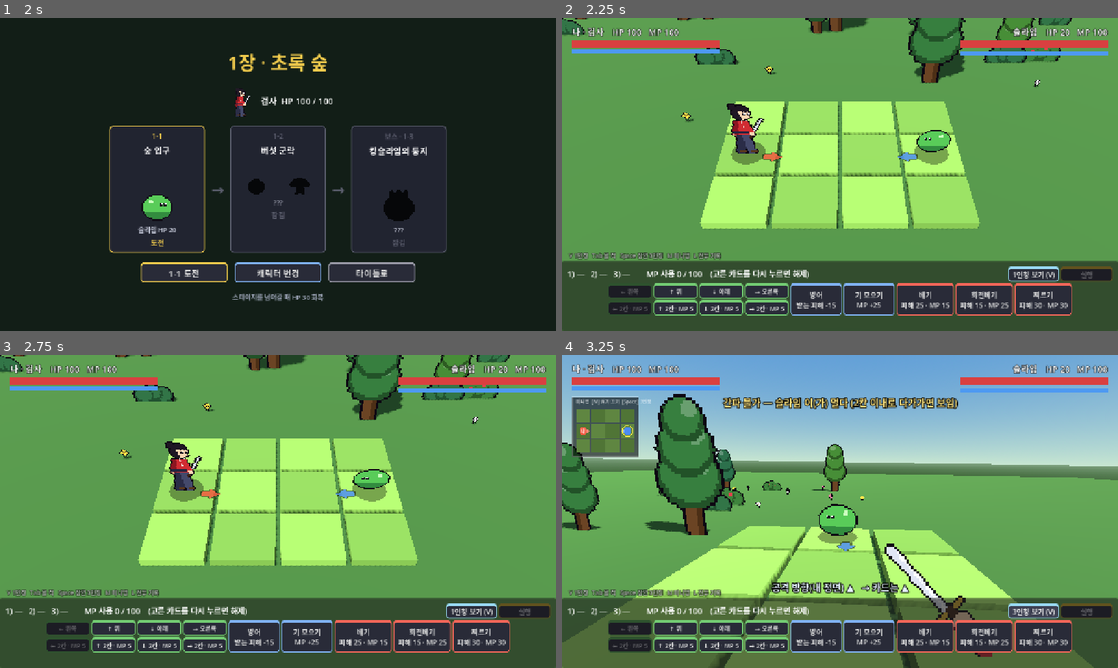
Above: before the commit, frames 1-4 (two rows, left to right).
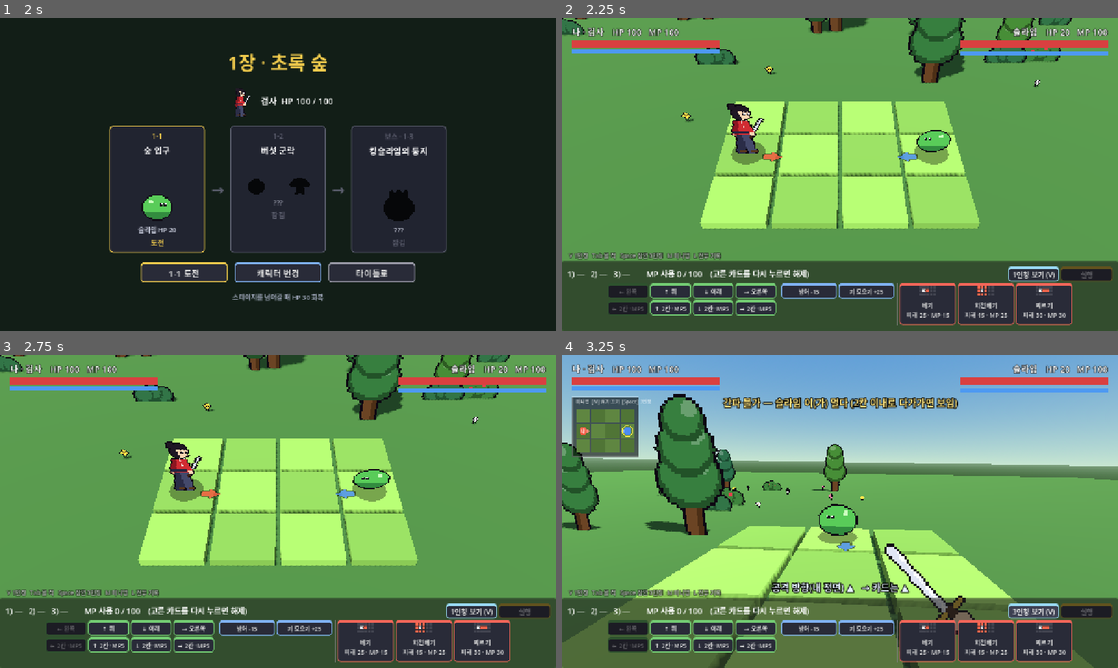
Above: after the commit, the same moments.

Repository: ldg0315/tile_card_battle
Game: Godot game, scene res://title.tscn
Same seed, same stepped clock (60 frames per second), same inputs: the game is played once before the commit and once after it.
Inputs:
- Up to frame 1 (2 s): click "싱글 플레이" at 0.5 s; click "검사 선택" at 1.25 s
- Up to frame 2 (2.25 s): click "1-1 도전" at 2 s
- Up to frame 3 (2.75 s): no input
- Up to frame 4 (3.25 s): click "1인칭 보기 (V)" at 2.75 s

Frame 1 is identical in both runs. In frame 2, 4.4% of the frame differs, in the area x 8-92%, y 84-99%; in frame 3, 4.4%; in frame 4, 4.4%.

Commit message:
단계 안 행동을 순서대로 처리하고, 카드에 공격 범위 그림을 붙이며 손패를 종류별로 묶는다
같은 단계의 몬스터 이동이 내 공격보다 먼저 보여 "차례가 뒤바뀐" 것처럼 읽혔고, 보상 기술은 고르기 전에 범위를 알 수 없었으며, 보상 카드가 늘수록 손패 줄이 조잡해졌다.
(1) 단계 안에서는 한 명씩 차례로 처리, 앞사람의 이동·피해가 바로 반영(먼저 쓰러뜨리면 상대 카드는 안 나감) — 동시 처리(이동 → 방어 → 공격)는 직관과 달랐음
(2) 싱글은 늘 플레이어 먼저, 대전은 단계마다 먼저 움직이는 쪽을 번갈아(1턴 나·상대·나, 2턴 상대·나·상대) — 대전에서 한쪽만 늘 먼저면 불공평
(3) 방어만은 순서와 무관하게 그 단계 내내 걸림 — 순서대로면 뒤 순번의 방어가 먼저 들어온 공격을 못 막아 의미가 없어짐
(4) 규칙 이벤트에 행동별 결과(actions)를 담고 화면은 그 순서대로 연출, 실행 중 "N단계 · 누구 먼저" 표시, 대전 카드 칸에 [선]/[후] — 순서를 읽고 고를 수 있게
(5) 공격 카드에 범위 격자 그림(range_icon.gd, 칸 수 고정 5×3), 보상 화면의 새 기술에도 크게 — 이름·숫자만으론 사거리를 외워야 했음
(6) 손패를 이동 | 방어·기 모으기·회복 | 공격 세 묶음으로, 공격 카드에 폭을 몰아줌 — 실제로 고민하는 건 공격 카드
(7) 개발용 --reward(승리·보상 화면 바로 찍기), ROADMAP 에 순차 처리 결정 기록

검증: tools/run_tests.sh 통과(순서·번갈아 우선권·방어 단계 지속·선공 KO 테스트 추가, 동시 KO 무승부 테스트는 교체).
싱글 실행 캡처로 단계 표시·플레이어 선행, 대전 [선]/[후] 표시, 보상 화면 범위 그림, 보상 5장 손패 배치를 확인.

Co-Authored-By: Claude Opus 5.5 <noreply@anthropic.com>

Diff:
--- a/scripts/battle.gd
+++ b/scripts/battle.gd
@@ -14,6 +14,7 @@
 const PixelArt := preload("res://scripts/pixel_art.gd")
 const SlashShader := preload("res://shaders/slash_ring.gdshader")
 const Minimap := preload("res://scripts/minimap.gd")
+const RangeIcon := preload("res://scripts/range_icon.gd")
 
 const TILE := 2.0
 const SPRITE_PX := 0.09  # 발사체 도트 크기
@@ -43,6 +44,8 @@
 const FP_SPIN_CAMERA := true
 const SPIN_TIME := 0.45
 const ORDER_MARK := ["①", "②", "③"]
+const MOVE_W := 92  # 손패 이동 버튼 폭
+const UTIL_W := 128  # 손패 방어·기 모으기·회복 버튼 폭
 const ATTACK_SFX := {"lunge": "slash", "thrust": "thrust", "spin": "spin", "jump": "jump",
 	"arrow": "arrow", "volley": "volley", "wave": "wave"}
 const REST_TIME := 0.8  # 기 모으기 연출 길이
@@ -117,6 +120,7 @@
 var view_button: Button
 var peek_label: Label
 var warn_label: Label
+var step_label: Label  # 실행 중 "2단계 · 상대 먼저" — 지금 몇 번째 카드끼리 겨루는지
 var hurt_flash: ColorRect
 var compass_label: Label
 var fp_act_label: Label
@@ -467,6 +471,9 @@
 	peek_label = _overlay_label(root, 92, Color(1, 0.9, 0.5))
 	# 보스 대기술 예고. 패턴을 읽고 피하는 게 보스전의 핵심이라 로그만이 아니라 화면에 크게 띄운다
 	warn_label = _overlay_label(root, 128, Color(1, 0.45, 0.35))
+	# 위쪽 가운데(양쪽 HP 칸 사이)는 비어 있고 판·캐릭터를 가리지 않는다
+	step_label = _overlay_label(root, 22, Color(1, 1, 1))
+	step_label.add_theme_font_size_override("font_size", 26)
 	# 1인칭에선 카메라가 적을 보느라 몸 방향과 어긋날 수 있어서, 카드의 "앞"이 어느 쪽인지 따로 알려준다
 	compass_label = _overlay_label(root, 0, Color(0.9, 0.95, 1.0))
 	compass_label.set_anchors_preset(Control.PRESET_CENTER_BOTTOM)
@@ -650,40 +657,56 @@
 	for c in hand_box.get_children():
 		c.queue_free()
 	card_buttons.clear()
-	# 이동 카드(1칸·2칸 × 4방향)는 작은 버튼 4×2 묶음으로 — 카드가 13장이라 한 줄로 늘어놓으면 화면을 넘친다
-	var moves := GridContainer.new()
-	moves.columns = 4
-	moves.add_theme_constant_override("h_separation", 4)
-	moves.add_theme_constant_override("v_separation", 4)
-	hand_box.add_child(moves)
-	var big := 0
+	# 손패를 종류별 세 묶음으로 나눈다: 이동(4×2 작은 버튼) | 방어·기 모으기·회복(2열 작은 버튼) | 공격(큰 카드 + 범위 그림).
+	# 한 줄로 늘어놓던 때는 보상으로 카드가 늘수록 폭이 줄어 글씨가 잘리고 무엇이 공격인지 한눈에 안 들어왔다.
+	# 실제로 고민하는 건 공격 카드뿐이라, 나머지는 작게 접고 공격 카드에 폭을 몰아준다.
+	var moves := _hand_group(4)
+	hand_box.add_child(VSeparator.new())
+	var utils := _hand_group(2)
+	var attacks := 0
 	for id: String in rules.hand(0):
-		big += 0 if Cards.get_card(id).type == "move" else 1
-	# 보상으로 카드가 늘면 한 줄에 다 들어가도록 폭을 계산한다(화면 1280 - 여백, 이동 버튼 묶음 몫을 빼고 나눔)
-	var move_w := 96 if big <= 6 else 76
-	var room := 1280 - 40 - (move_w * 4 + 12) - 8 * (big + 1)
-	var big_w := clampi(room / maxi(big, 1), 70, 118)
+		attacks += 1 if Cards.get_card(id).type == "attack" else 0
+	# 화면 1280 에서 여백·이동 묶음(4×92)·보조 묶음(2×128)·구분선 몫을 빼고 공격 카드끼리 나눈다
+	var room := 1280 - 40 - (MOVE_W * 4 + 12) - (UTIL_W * 2 + 4) - 40 - 8 * attacks
+	var big_w := clampi(room / maxi(attacks, 1), 84, 130)
 	compact_cards = big_w < 118
+	if attacks > 0:
+		hand_box.add_child(VSeparator.new())
 	for id: String in rules.hand(0):
 		var card: Dictionary = Cards.get_card(id)
 		var b := Button.new()
-		b.text = _card_text(card)
 		b.focus_mode = Control.FOCUS_NONE
-		b.clip_text = compact_cards  # 폭을 줄였을 때만 — 보통 폭에선 자르면 "MP 15" 의 숫자가 잘렸다
 		_style_button(b, CARD_ACCENT[card.type])
 		b.pressed.connect(_on_card_pressed.bind(id))
 		b.mouse_entered.connect(_preview.bind(id))
 		b.mouse_exited.connect(_end_preview)
-		if card.type == "move":
-			b.custom_minimum_size = Vector2(move_w, 35)
-			b.add_theme_font_size_override("font_size", 14 if move_w >= 96 else 12)
-			moves.add_child(b)
-		else:
-			b.custom_minimum_size = Vector2(big_w, 74)
-			if big_w < 118:
-				b.add_theme_font_size_override("font_size", 13 if big_w >= 90 else 12)
-			hand_box.add_child(b)
+		match card.type:
+			"move":
+				b.custom_minimum_size = Vector2(MOVE_W, 35)
+				b.add_theme_font_size_override("font_size", 14)
+				moves.add_child(b)
+			"attack":
+				b.custom_minimum_size = Vector2(big_w, 74)
+				b.clip_text = compact_cards  # 폭을 줄였을 때만 — 보통 폭에선 자르면 "MP 15" 의 숫자가 잘렸다
+				b.add_theme_font_size_override("font_size", 14 if not compact_cards else 12)
+				b.icon = RangeIcon.make(card, 8)
+				b.icon_alignment = HORIZONTAL_ALIGNMENT_CENTER
+				b.vertical_icon_alignment = VERTICAL_ALIGNMENT_TOP
+				hand_box.add_child(b)
+			_:
+				b.custom_minimum_size = Vector2(UTIL_W, 35)
+				b.add_theme_font_size_override("font_size", 13)
+				utils.add_child(b)
 		card_buttons[id] = b
+
+
+func _hand_group(columns: int) -> GridContainer:
+	var g := GridContainer.new()
+	g.columns = columns
+	g.add_theme_constant_override("h_separation", 4)
+	g.add_theme_constant_override("v_separation", 4)
+	hand_box.add_child(g)
+	return g
 
 
 ## 카드 종류별 테두리 색. 기본 테마 버튼은 어두운 배경에서 글자만 떠 보여서 카드처럼 보이지 않는다.
@@ -692,34 +715,19 @@
 
 
 func _card_text(card: Dictionary) -> String:
+	match card.type:
+		# 이동·보조 카드는 작은 한 줄 버튼이라 숫자만 붙인다
+		"move":
+			return card.name if card.cost == 0 else "%s ·MP%d" % [card.name, card.cost]
+		"guard":
+			return "%s -%d%s" % [card.name, card.get("block", Rules.GUARD_BLOCK), " ·MP%d" % card.cost if card.cost > 0 else ""]
+		"rest":
+			return "기 모으기 +%d" % Rules.REST_MP
+		"heal":
+			return "%s +%d ·MP%d" % [card.name, card.heal, card.cost]
 	if compact_cards:
-		return _card_text_short(card)
-	if card.type == "move":
-		return card.name if card.cost == 0 else "%s · MP %d" % [card.name, card.cost]
-	if card.type == "guard":
-		var block: int = card.get("block", Rules.GUARD_BLOCK)
-		return "%s\n받는 피해 -%d%s" % [card.name, block, " · MP %d" % card.cost if card.cost > 0 else ""]
-	if card.type == "heal":
-		return "%s\nHP +%d · MP %d" % [card.name, card.heal, card.cost]
-	if card.type == "rest":
-		return "기 모으기\nMP +%d" % Rules.REST_MP
+		return "%s\n%d ·MP%d" % [card.name, card.dmg, card.cost]
 	return "%s\n피해 %d · MP %d" % [card.name, card.dmg, card.cost]
-
-
-## 손패가 많을 때의 짧은 표기: 숫자만(피해/회복/막는 양 · MP).
-func _card_text_short(card: Dictionary) -> String:
-	match card.type:
-		"move":
-			# "← 왼쪽" 은 좁은 버튼에서 잘려서, 화살표 + 칸 수로(1칸 / 2칸·MP)
-			var arrow: String = card.name.split(" ")[0]
-			return "%s 1칸" % arrow if card.cost == 0 else "%s 2칸·%d" % [arrow, card.cost]
-		"guard":
-			return "%s\n-%d%s" % [card.name, card.get("block", Rules.GUARD_BLOCK), " ·MP%d" % card.cost if card.cost > 0 else ""]
-		"rest":
-			return "기 모으기\n+%d" % Rules.REST_MP
-		"heal":
-			return "%s\n+%d ·MP%d" % [card.name, card.heal, card.cost]
-	return "%s\n%d ·MP%d" % [card.name, card.dmg, card.cost]
 
 
 # ---------------------------------------------------------------- 진행
@@ -728,6 +736,8 @@
 func _new_game() -> void:
 	var cfg: Dictionary = Game.battle_config()
 	rules = Rules.new(cfg.player, cfg.enemies)
+	# 싱글은 늘 플레이어가 먼저 행동하고, 대전은 단계마다 먼저 움직이는 쪽을 번갈아 공평하게
+	rules.alternate = Game.mode == "versus"
 	rules.fighters[0].extra.assign(cfg.extra_cards)  # 이번 던전에서 보상으로 얻은 카드
 	rules.fighters[0].max_hp += cfg.max_hp_bonus
 	rules.fighters[0].hp = cfg.player_hp if cfg.player_hp >= 0 else rules.fighters[0].max_hp
@@ -777,6 +787,10 @@
 			" (보스)" if st.get("boss", false) else "", ", ".join(names)])
 	_log("카드 3장을 순서대로 고르고 [b]실행[/b]을 누르세요.\n카드에 마우스를 올리면 범위가 노랗게 보입니다.")
 	_log("이동 카드는 화면 기준(←→↑↓)이고 다른 캐릭터에 막히지 않습니다(같은 칸 가능). 공격은 카드를 고를 때 바라보는 방향(발밑 화살표)으로 그 턴 내내 나가고, 턴이 끝나면 가장 가까운 적을 향해 돌아섭니다. 같은 칸의 적은 어떤 공격에도 맞습니다. MP 는 턴마다 %d 회복합니다." % Rules.MP_REGEN)
+	if rules.alternate:
+		_log("같은 단계의 카드는 한 명씩 차례로 나갑니다. 단계마다 먼저 움직이는 쪽이 번갈아 바뀌니 카드 칸의 [b][선][/b]·[b][후][/b]를 보고 고르세요. 방어는 순서와 상관없이 그 단계 내내 걸립니다.")
+	else:
+		_log("같은 단계의 카드는 [b]내가 먼저[/b], 그다음 적이 차례로 나갑니다. 방어는 순서와 상관없이 그 단계 내내 걸립니다.")
 	_log("[b]V[/b]: 1인칭(적이 여럿이면 [b]Tab[/b]으로 볼 적 전환). 바라보는 적이 2칸 이내면 카드를 엿볼 수 있습니다.")
 	_log("1인칭에선 왼쪽 위 [b]미니맵[/b]에 고른 카드의 예상 경로가 나옵니다. [b]Space[/b]를 누르는 동안 3인칭, [b]M[/b]은 미니맵 켜기·끄기, [b]L[/b]은 이 기록 창.")
 	result_panel.hide()
@@ -830,7 +844,7 @@
 	var used: int = rules.cost_of(selected)
 	var names := PackedStringArray()
 	for k in Rules.CARDS_PER_TURN:
-		names.append("%d) %s" % [k + 1, Cards.get_card(selected[k]).name if k < selected.size() else "—"])
+		names.append("%d)%s %s" % [k + 1, _initiative_mark(k), Cards.get_card(selected[k]).name if k < selected.size() else "—"])
 	slot_label.text = "   ".join(names) + "        MP 사용 %d / %d" % [used, mp]
 	if selected.is_empty() and not busy:
 		slot_label.text += "    (고른 카드를 다시 누르면 해제)"
@@ -848,6 +862,19 @@
 		b.text = ("%s " % ORDER_MARK[order] if order != -1 else "") + _card_text(Cards.get_card(id))
 		b.modulate = Color(1.0, 0.85, 0.35) if order != -1 else Color.WHITE
 	go_button.disabled = busy or not full
+
+
+## 대전에서 k 번째 단계에 내가 먼저면 "선", 나중이면 "후". 싱글은 늘 내가 먼저라 표시하지 않는다.
+func _initiative_mark(k: int) -> String:
+	if not rules.alternate:
+		return ""
+	return "[선]" if rules.step_order(k)[0] == 0 else "[후]"
+
+
+func _show_step_banner(ev: Dictionary) -> void:
+	var first: int = ev.order[0]
+	step_label.text = "%d단계 · %s 먼저" % [ev.step + 1, "나" if first == 0 else _who(first)]
+	step_label.show()
 
 
 ## 카드를 누르면 다음 순번으로 들어가고, 이미 고른 카드를 다시 누르면 빠진다(뒤 순번은 앞으로 당겨진다).
@@ -890,12 +917,18 @@
 	_log("\n[b]— %d턴 —[/b]" % turn)
 	var events: Array = rules.resolve_turn(plans)
 	for ev: Dictionary in events:
-		await _play_step(ev)
+		_show_step_banner(ev)
+		for act: Dictionary in ev.actions:
+			await _play_step(act)
+	step_label.hide()
 	# 턴이 끝나면 규칙대로 모두 가장 가까운 적을 향해 돌아선다 — 다음 턴 미리보기는 이 방향 기준
 	for i in rules.fighters.size():
 		step_facing[i] = rules.fighters[i].facing
 		sprites[i].flip_h = step_facing[i] < 0
 		_update_mark(i)
+		if not gone[i]:
+			sprites[i].modulate = Color.WHITE
+			sprites[i].play("idle")
 	busy = false
 	if rules.winner != -1:
 		_show_result()
@@ -956,11 +989,17 @@
 			# 스테이지 보상: 셋 중 하나를 골라야 다음으로 넘어간다
 			result_label.text = "승리!  보상을 하나 고르세요"
 			for opt: Dictionary in Game.reward_options(rng):
-				_result_button("%s\n%s" % [opt.name, opt.desc], Color(0.55, 0.85, 0.6) if opt.kind == "card" else Color(0.95, 0.8, 0.3),
+				var rb := _result_button("%s\n%s" % [opt.name, opt.desc], Color(0.55, 0.85, 0.6) if opt.kind == "card" else Color(0.95, 0.8, 0.3),
 					func() -> void:
 						Game.on_single_won(rules.fighters[0].hp)
 						Game.take_reward(opt)
-						Game.goto_map(), Vector2(200, 64))
+						Game.goto_map(), Vector2(210, 64))
+				# 새 기술은 범위를 그림으로 미리 보여준다 — 고른 뒤에야 "앞 3칸 한 칸만"인 걸 알게 되면 보상 선택이 운이 된다
+				if opt.kind == "card" and Cards.get_card(opt.id).type == "attack":
+					rb.icon = RangeIcon.make(Cards.get_card(opt.id), 12)
+					rb.icon_alignment = HORIZONTAL_ALIGNMENT_CENTER
+					rb.vertical_icon_alignment = VERTICAL_ALIGNMENT_TOP
+					rb.custom_minimum_size.y = 108
 		else:
 			# 무승부도 패배로 친다 — 보스와 맞교환으로 끝났는데 다음으로 넘어가면 허무하다
 			_result_button("처음부터 다시", Color(0.95, 0.8, 0.3), func() -> void:
@@ -972,7 +1011,7 @@
 	result_panel.show()
 
 
-func _result_button(text: String, accent: Color, action: Callable, size := Vector2(150, 40)) -> void:
+func _result_button(text: String, accent: Color, action: Callable, size := Vector2(150, 40)) -> Button:
 	var b := Button.new()
 	b.text = text
 	b.custom_minimum_size = size
@@ -980,6 +1019,7 @@
 	b.pressed.connect(Sound.play.bind("click"))
 	b.pressed.connect(action)
 	result_buttons.add_child(b)
+	return b
 
 
 # ---------------------------------------------------------------- 시점·엿보기
@@ -1284,9 +1324,7 @@
 	return _world(t) + Vector3(0, sprite_half[i] if i >= 0 else SPRITE_Y, 0)
 
 
-## 규칙은 동시 판정 그대로 두고, 보여주는 것만 "이동 → 방어·기 모으기 → 공격 → 쓰러짐" 순서로,
-## 같은 순서 안에서는 나 → 적 차례로 한 명씩 보여준다. 여럿이 한꺼번에 움직이면 산만해서 무엇이 일어났는지 읽기 어렵다.
-## 규칙 자체를 순차로 바꾸지 않은 이유: 먼저 처리되는 쪽이 늘 유리해져 동시 선택의 심리전이 깨진다.
+## 행동 하나(규칙의 actions 한 칸)를 연출한다. 보통 한 명의 카드만 들어 있고, 단계 첫머리의 방어는 여럿이 함께 들어 있다.
 func _play_step(ev: Dictionary) -> void:
 	var n: int = rules.fighters.size()
 	var cards := []
@@ -1368,9 +1406,10 @@
 		card_tags[i].hide()
 		if ev.hp[i] <= 0:
 			continue  # 쓰러진 쪽은 페이드아웃 중이라 건드리지 않는다
-		sprites[i].modulate = Color.WHITE
+		# 방어는 단계 내내 걸리니, 그 단계의 다른 행동을 보여주는 동안에도 방어 자세를 유지한다
+		sprites[i].modulate = Color(0.6, 0.8, 1.0) if ev.guarding[i] else Color.WHITE
 		_tween().tween_property(sprites[i], "scale", Vector3.ONE, 0.1)
-		sprites[i].play("idle")
+		sprites[i].play("guard" if ev.guarding[i] else "idle")
 		# 연출이 겹쳐 조금 어긋났더라도 다음 단계는 정확한 칸에서 시작
 		if motion[i] and motion[i].is_valid():
 			motion[i].kill()
@@ -2143,6 +2182,7 @@
 func _handle_debug_args() -> void:
 	var shot := ""
 	var auto := false
+	var reward_shot := false  # --reward: 이긴 것으로 치고 결과(보상 선택) 화면을 찍는다
 	var hand: Array = rules.hand(0)
 	var mine: Array = ["right", hand[Cards.COMMON.size()], "guard"]  # 오른쪽 + 첫 공격 + 방어 (캐릭터와 무관하게 유효)
 	var mids: Array[float] = [0.75]
@@ -2178,6 +2218,8 @@
 		elif a.begins_with("--ai="):
 			debug_ai = Array(a.substr(5).split(","))
 			_plan_enemies()
+		elif a == "--reward":
+			reward_shot = true
 		elif a.begins_with("--mid="):
 			mids.clear()
 			for m in a.substr(6).split(","):
@@ -2206,6 +2248,10 @@
 		while busy:
 			await get_tree().process_frame
 		await get_tree().create_timer(0.2).timeout
+	if reward_shot:
+		rules.winner = 0
+		_show_result()
+		await get_tree().create_timer(0.3).timeout
 	await RenderingServer.frame_post_draw
 	get_viewport().get_texture().get_image().save_png(shot)
 	get_tree().quit()
--- a/scripts/game_rules.gd
+++ b/scripts/game_rules.gd
@@ -47,6 +47,10 @@
 
 var fighters: Array[Fighter] = []
 var winner := -1  # -1 진행 중, 0 플레이어 승, 1 적 승, 2 무승부
+# 한 단계 안에서는 정해진 순서대로 한 명씩 행동한다(step_order). 싱글은 늘 플레이어 먼저,
+# 대전은 alternate = true 로 단계마다 먼저 움직이는 팀을 번갈아(1턴 A·B·A, 2턴 B·A·B) 두 턴마다 3:3 이 되게.
+var alternate := false
+var turn_no := 0
 
 
 ## enemies: 적 캐릭터 id 하나(String) 또는 여럿(Array, 최대 3).
@@ -76,6 +80,8 @@
 	for f in fighters:
 		c.fighters.append(f.copy())
 	c.winner = winner
+	c.alternate = alternate
+	c.turn_no = turn_no
 	return c
 
 
@@ -160,7 +166,19 @@
 	return out
 
 
-## 한 턴을 처리하고 단계별 이벤트를 돌려준다. 화면은 이 이벤트만 보고 연출한다.
+## step 단계에서 행동하는 순서(전투원 번호). 먼저 움직이는 팀의 전투원이 번호순으로 앞에 선다.
+## 순서를 미리 알 수 있어야 "이 단계는 상대가 먼저니 공격하면 피해진다"를 읽고 카드를 고를 수 있다.
+func step_order(step: int) -> Array[int]:
+	var first_team := (turn_no + step) % 2 if alternate else 0
+	var out: Array[int] = []
+	for team in [first_team, 1 - first_team]:
+		for i in fighters.size():
+			if fighters[i].team == team:
+				out.append(i)
+	return out
+
+
+## 한 턴을 처리하고 단계별 이벤트를 돌려준다. 화면은 각 단계의 actions(행동 하나씩의 결과)를 순서대로 연출한다.
 ## 부르는 법: resolve_turn([전투원0 카드3장, 전투원1 카드3장, …]) — 1대1 은 resolve_turn(내 카드, 적 카드) 도 된다.
 func resolve_turn(a: Array, b: Array = []) -> Array[Dictionary]:
 	var plans: Array = a if b.is_empty() and not a.is_empty() and a[0] is Array else [a, b]
@@ -172,11 +190,12 @@
 		for i in fighters.size():
 			var plan: Array = plans[i] if i < plans.size() else []
 			ids.append(plan[step] if fighters[i].alive() and step < plan.size() else "")
-		events.append(_resolve_step(ids))
+		events.append(_resolve_step(ids, step))
 	_update_facing()
 	for f in fighters:
 		if f.alive():
 			f.mp = mini(MAX_MP, f.mp + MP_REGEN)
+	turn_no += 1
 	return events
 
 
@@ -187,92 +206,107 @@
 	return arr
 
 
-func _resolve_step(ids: Array) -> Dictionary:
+## 한 단계. 반환하는 이벤트의 hits·died·pos 등은 단계 전체의 결과이고, actions 에 행동 하나씩의 결과가 순서대로 들어 있다.
+## 예전엔 이동 → 방어 → 공격을 모두 동시에 처리했는데, 같은 단계의 상대 이동이 내 공격보다 먼저 보여서
+## "내 차례에 상대가 먼저 움직였다"로 읽혔다. 카드를 낸 순서대로 한 명씩 처리하는 쪽이 직관과 맞는다.
+func _resolve_step(ids: Array, step: int) -> Dictionary:
 	var n := fighters.size()
 	var cards := []
 	for i in n:
 		cards.append(Cards.get_card(ids[i]) if ids[i] != "" else {})
-	var ev := {"cards": ids, "hits": [], "fizzled": _filled(n, false), "guarding": _filled(n, false), "died": [],
-		"healed": _filled(n, 0)}
+	var ev := {"cards": ids, "step": step, "order": step_order(step), "hits": [], "fizzled": _filled(n, false),
+		"guarding": _filled(n, false), "died": [], "healed": _filled(n, 0), "actions": []}
 	var block_of := _filled(n, 0)  # 이번 단계 방어량(철벽 방어는 더 많이 막는다)
 
-	# 1) 이동을 공격보다 먼저 처리한다 — 같은 단계에서 "피하는" 카드가 의미를 가지려면 이동이 선행해야 한다.
-	#    전투원끼리는 막지 않는다(같은 칸 허용). 막는 규칙은 "왜 안 움직였나"를 읽기 어렵게 만들었다
+	# 1) 방어만은 순서와 상관없이 단계 내내 걸린다 — 순서대로 처리하면 뒤 순번의 방어는
+	#    먼저 들어온 공격을 하나도 못 막아, 싱글에서 몬스터의 방어가 아무 의미가 없어진다.
+	var guard_ids := _filled(n, "")
 	for i in n:
-		if cards[i].get("type", "") == "move":
-			# 이동도 비용이 있으면(2칸 이동) 여기서 낸다. 모자라면 공격과 같이 헛돈다
-			var cost := int(cards[i].cost)
-			if fighters[i].mp < cost:
-				ev.fizzled[i] = true
-				continue
-			fighters[i].mp -= cost
-			fighters[i].pos = move_target(fighters[i], cards[i].dir)
-	# 방향은 턴 도중에 바꾸지 않는다(턴 끝에만 _update_facing). 공격은 바라보는 쪽으로 나가니,
-	# 턴 중에 돌아서면 카드를 고를 때 본 범위와 실제 범위가 달라진다 — 특히 적이 넘어가는 경우는 미리 알 수도 없다
-
-	# 2) 방어·기 모으기·치유
-	for i in n:
-		var type: String = cards[i].get("type", "")
-		if type in ["guard", "heal"]:
-			var cost := int(cards[i].get("cost", 0))
-			if fighters[i].mp < cost:
-				ev.fizzled[i] = true
-				continue
-			fighters[i].mp -= cost
-		match type:
-			"guard":
-				ev.guarding[i] = true
-				block_of[i] = int(cards[i].get("block", GUARD_BLOCK))
-			"rest":
-				fighters[i].mp = mini(MAX_MP, fighters[i].mp + REST_MP)
-			"heal":
-				var before := fighters[i].hp
-				fighters[i].hp = mini(fighters[i].max_hp, fighters[i].hp + int(cards[i].heal))
-				ev.healed[i] = fighters[i].hp - before
-
-	# 3) 공격은 동시 판정. 데미지를 모았다가 마지막에 적용해야
-	#    같은 단계에서 먼저 처리된 쪽 때문에 상대 공격이 사라지는 일이 없다(맞교환 → 무승부 가능).
-	#    범위 안의 적은 전부 맞는다 — 둘이 붙어 있으면 범위 공격 한 번에 둘 다.
-	var dmg := _filled(n, 0)
-	for i in n:
-		if cards[i].get("type", "") != "attack":
+		if cards[i].get("type", "") != "guard":
 			continue
-		var f := fighters[i]
-		if f.mp < int(cards[i].cost):
+		guard_ids[i] = ids[i]
+		var cost := int(cards[i].get("cost", 0))
+		if fighters[i].mp < cost:
 			ev.fizzled[i] = true
 			continue
-		f.mp -= int(cards[i].cost)
-		var tiles := attack_tiles(f, cards[i])
-		var targets := []
-		for j in foes_of(i):
-			var foe := fighters[j]
-			# 같은 칸에 있는 적은 어떤 공격이든 맞는다 — 범위는 모두 "앞 몇 칸"이라 이게 없으면 같은 칸이 안전지대가 된다
-			if not tiles.has(foe.pos) and foe.pos != f.pos:
-				continue
-			var d := maxi(0, int(cards[i].dmg) - block_of[j])
-			dmg[j] += d
-			targets.append({"to": j, "dmg": d})
-		var first: Dictionary = targets[0] if not targets.is_empty() else {}
-		ev.hits.append({"from": i, "tiles": tiles, "targets": targets, "hit": not targets.is_empty(),
-			"dmg": first.get("dmg", 0)})
-	for j in n:
-		if not fighters[j].alive():
+		fighters[i].mp -= cost
+		ev.guarding[i] = true
+		block_of[i] = int(cards[i].get("block", GUARD_BLOCK))
+	if guard_ids.any(func(id: String) -> bool: return id != ""):
+		ev.actions.append(_snapshot(ev, guard_ids, [], []))
+
+	# 2) 나머지는 순서대로 한 명씩. 앞 사람의 행동(이동·피해)이 바로 반영되고, 그 전에 쓰러지면 카드를 내지 못한다
+	for i: int in ev.order:
+		var type: String = cards[i].get("type", "")
+		if type == "" or type == "guard" or not fighters[i].alive():
 			continue
-		fighters[j].hp = maxi(0, fighters[j].hp - dmg[j])
-		if not fighters[j].alive():
-			ev.died.append(j)
-
-	ev.pos = []
-	ev.facing = []
-	ev.hp = []
-	ev.mp = []
-	for f in fighters:
-		ev.pos.append(f.pos)
-		ev.facing.append(f.facing)
-		ev.hp.append(f.hp)
-		ev.mp.append(f.mp)
+		var act_ids := _filled(n, "")
+		act_ids[i] = ids[i]
+		var hits := []
+		var died := []
+		var f := fighters[i]
+		# 이동(2칸)·치유·공격은 비용을 행동할 때 낸다. 모자라면 헛돈다
+		if f.mp < int(cards[i].get("cost", 0)):
+			ev.fizzled[i] = true
+		else:
+			f.mp -= int(cards[i].get("cost", 0))
+			match type:
+				"move":
+					# 전투원끼리는 막지 않는다(같은 칸 허용). 막는 규칙은 "왜 안 움직였나"를 읽기 어렵게 만들었다.
+					# 방향은 턴 도중에 바꾸지 않는다(턴 끝에만 _update_facing) — 고를 때 본 공격 범위가 실제와 같게
+					f.pos = move_target(f, cards[i].dir)
+				"rest":
+					f.mp = mini(MAX_MP, f.mp + REST_MP)
+				"heal":
+					var before := f.hp
+					f.hp = mini(f.max_hp, f.hp + int(cards[i].heal))
+					ev.healed[i] = f.hp - before
+				"attack":
+					# 범위 안의 적은 전부 맞는다 — 둘이 붙어 있으면 범위 공격 한 번에 둘 다
+					var tiles := attack_tiles(f, cards[i])
+					var targets := []
+					for j in foes_of(i):
+						var foe := fighters[j]
+						# 같은 칸에 있는 적은 어떤 공격이든 맞는다 — 범위는 모두 "앞 몇 칸"이라 이게 없으면 같은 칸이 안전지대가 된다
+						if not tiles.has(foe.pos) and foe.pos != f.pos:
+							continue
+						var d := maxi(0, int(cards[i].dmg) - block_of[j])
+						foe.hp = maxi(0, foe.hp - d)
+						targets.append({"to": j, "dmg": d})
+						if not foe.alive():
+							died.append(j)
+					var first: Dictionary = targets[0] if not targets.is_empty() else {}
+					hits.append({"from": i, "tiles": tiles, "targets": targets, "hit": not targets.is_empty(),
+						"dmg": first.get("dmg", 0)})
+		ev.hits.append_array(hits)
+		ev.died.append_array(died)
+		ev.actions.append(_snapshot(ev, act_ids, hits, died))
+		_check_winner()
+		if winner != -1:
+			break
+
+	ev.merge(_state())
 	_check_winner()
 	return ev
+
+
+## 지금 모두의 자리·방향·HP·MP.
+func _state() -> Dictionary:
+	var st := {"pos": [], "facing": [], "hp": [], "mp": []}
+	for f in fighters:
+		st.pos.append(f.pos)
+		st.facing.append(f.facing)
+		st.hp.append(f.hp)
+		st.mp.append(f.mp)
+	return st
+
+
+## 행동 하나의 결과. 단계 이벤트와 같은 모양이라 화면은 행동마다 같은 연출 함수를 쓸 수 있다.
+func _snapshot(ev: Dictionary, ids: Array, hits: Array, died: Array) -> Dictionary:
+	var a := {"cards": ids, "step": ev.step, "hits": hits, "died": died, "fizzled": ev.fizzled.duplicate(),
+		"guarding": ev.guarding.duplicate(), "healed": ev.healed.duplicate()}
+	a.merge(_state())
+	return a
 
 
 ## 턴이 끝나면 모두 가장 가까운 적 쪽으로 돌아선다. 다음 턴 카드는 이 방향을 기준으로 고른다.
--- /dev/null
+++ b/scripts/range_icon.gd
@@ -0,0 +1,40 @@
+extends RefCounted
+## 공격 카드의 범위를 작은 격자 그림으로. 손패·보상 카드 버튼의 아이콘으로 쓴다.
+## 이름과 숫자만으로는 "찌르기 = 앞 2칸"을 외워야 해서, 고르기 전에 모양으로 읽히게 한다.
+## 범위는 상대좌표라(cards.gd) 오른쪽을 본 기준으로 그린다 — 화면에서도 캐릭터는 오른쪽을 기본으로 그린다.
+##
+## 격자는 카드마다 크기를 바꾸지 않고 X_MIN..X_MAX × -1..1 로 고정한다.
+## 카드마다 맞춰 자르면 "앞 1칸"과 "앞 3칸"이 같은 크기로 보여 사거리 차이가 안 읽혔다.
+
+const X_MIN := -1
+const X_MAX := 3
+const Y_MIN := -1
+const Y_MAX := 1
+const SELF_COLOR := Color(1, 1, 1, 0.9)
+const HIT_COLOR := Color(0.95, 0.4, 0.3)
+const EMPTY_COLOR := Color(1, 1, 1, 0.12)
+
+
+## cell = 한 칸의 픽셀 수(테두리 1px 포함). 공격 카드가 아니면 null.
+static func make(card: Dictionary, cell: int) -> ImageTexture:
+	if card.get("type", "") != "attack":
+		return null
+	var cols := X_MAX - X_MIN + 1
+	var rows := Y_MAX - Y_MIN + 1
+	var img := Image.create(cols * cell + 1, rows * cell + 1, false, Image.FORMAT_RGBA8)
+	var hits := {}
+	for off: Vector2i in card.range:
+		hits[off] = true
+	for y in range(Y_MIN, Y_MAX + 1):
+		for x in range(X_MIN, X_MAX + 1):
+			var c := EMPTY_COLOR
+			if hits.has(Vector2i(x, y)):
+				c = HIT_COLOR
+			elif x == 0 and y == 0:
+				c = SELF_COLOR
+			img.fill_rect(Rect2i((x - X_MIN) * cell + 1, (y - Y_MIN) * cell + 1, cell - 1, cell - 1), c)
+	# 내 칸에 앞쪽 표시(작은 삼각형 대신 오른쪽 한 줄을 어둡게) — 어느 쪽이 "앞"인지
+	var sx := (0 - X_MIN) * cell + 1
+	var sy := (0 - Y_MIN) * cell + 1
+	img.fill_rect(Rect2i(sx + cell - 1 - maxi(1, cell / 4), sy + cell / 4, maxi(1, cell / 4), cell - 1 - cell / 2), Color(0.2, 0.2, 0.25))
+	return ImageTexture.create_from_image(img)
--- a/tests/test_rules.gd
+++ b/tests/test_rules.gd
@@ -24,7 +24,9 @@
 	_test_facing_flips_after_passing()
 	_test_facing_locked_during_turn()
 	_test_same_tile_attack()
-	_test_simultaneous_ko_is_draw()
+	_test_first_mover_wins_trade()
+	_test_step_order()
+	_test_guard_lasts_whole_step()
 	_test_selection_rules()
 	_test_ai_always_valid()
 	_test_art_file_names()
@@ -99,8 +101,11 @@
 	check(r.fighters[1].hp == Rules.MAX_HP - (25 - Rules.GUARD_BLOCK), "HP 반영")
 	check(ev[0].mp[0] == Rules.START_MP - 15, "공격 MP 소모")
 	r = _setup(Vector2i(1, 1), Vector2i(2, 1))
+	r.resolve_turn(["up", "rest", "rest"], ["archer_kick", "rest", "rest"])
+	check(r.fighters[0].hp == Rules.MAX_HP, "먼저 움직이면 같은 단계 상대 공격을 피함")
+	r = _setup(Vector2i(1, 1), Vector2i(2, 1))
 	r.resolve_turn(["sword_slash", "rest", "rest"], ["up", "rest", "rest"])
-	check(r.fighters[1].hp == Rules.MAX_HP, "같은 단계 이동으로 회피")
+	check(r.fighters[1].hp == Rules.MAX_HP - 25, "싱글은 내가 먼저라 같은 단계 적 이동보다 공격이 먼저 맞음")
 
 
 func _test_facing_flips_after_passing() -> void:
@@ -127,13 +132,38 @@
 	check(ev[1].hits[0].hit and ev[1].hits[0].dmg == 25, "같은 칸의 적은 앞 1칸 베기에도 맞음")
 
 
-func _test_simultaneous_ko_is_draw() -> void:
+func _test_first_mover_wins_trade() -> void:
 	var r = _setup(Vector2i(1, 1), Vector2i(2, 1))
 	r.fighters[0].hp = 10
 	r.fighters[1].hp = 10
 	var ev: Array = r.resolve_turn(["sword_slash", "rest", "rest"], ["archer_kick", "rest", "rest"])
-	check(r.winner == 2, "동시 KO 는 무승부")
-	check(ev.size() == 1, "승부가 나면 남은 단계는 진행하지 않음")
+	check(r.winner == 0 and r.fighters[0].hp == 10, "먼저 쓰러뜨리면 상대 공격은 나가지 않음")
+	check(ev.size() == 1 and ev[0].actions.size() == 1, "승부가 나면 남은 행동·단계는 진행하지 않음")
+
+
+func _test_step_order() -> void:
+	var r = Rules.new("sword", ["slime", "bat"])
+	check(r.step_order(0) == [0, 1, 2] and r.step_order(1) == [0, 1, 2], "싱글은 늘 플레이어 먼저, 적은 번호순")
+	var v = Rules.new("sword", "archer")
+	v.alternate = true
+	check(v.step_order(0) == [0, 1] and v.step_order(1) == [1, 0] and v.step_order(2) == [0, 1], "대전 1턴: 나·상대·나")
+	v.resolve_turn(["rest", "rest", "rest"], ["rest", "rest", "rest"])
+	check(v.step_order(0) == [1, 0] and v.step_order(1) == [0, 1] and v.step_order(2) == [1, 0], "대전 2턴: 상대·나·상대")
+	check(v.clone().turn_no == 1 and v.clone().alternate, "복사본(AI)도 순서 정보 유지")
+	# 대전 1턴 2단계는 상대 먼저 — 상대 공격이 내 이동보다 먼저 맞는다
+	v = _setup(Vector2i(1, 1), Vector2i(2, 1))
+	v.alternate = true
+	v.resolve_turn(["rest", "up", "rest"], ["rest", "archer_kick", "rest"])
+	check(v.fighters[0].hp == Rules.MAX_HP - 10, "대전: 상대가 먼저인 단계엔 내 이동보다 상대 공격이 먼저")
+
+
+func _test_guard_lasts_whole_step() -> void:
+	var r = _setup(Vector2i(1, 1), Vector2i(2, 1))
+	var ev: Array = r.resolve_turn(["sword_slash", "rest", "rest"], ["guard", "rest", "rest"])
+	check(r.fighters[1].hp == Rules.MAX_HP - (25 - Rules.GUARD_BLOCK), "뒤 순번의 방어도 앞 순번 공격을 막음")
+	check(ev[0].actions.size() == 2 and ev[0].actions[0].cards[1] == "guard" and ev[0].actions[1].cards[0] == "sword_slash",
+		"행동 순서: 방어(단계 첫머리) → 내 공격")
+	check(ev[0].actions[1].hp[1] == ev[0].hp[1], "행동별 결과에 그때의 HP")
 
 
 func _test_selection_rules() -> void:
Not shown, added: scripts/range_icon.gd.uid
Not shown, changed: docs/ROADMAP.md
